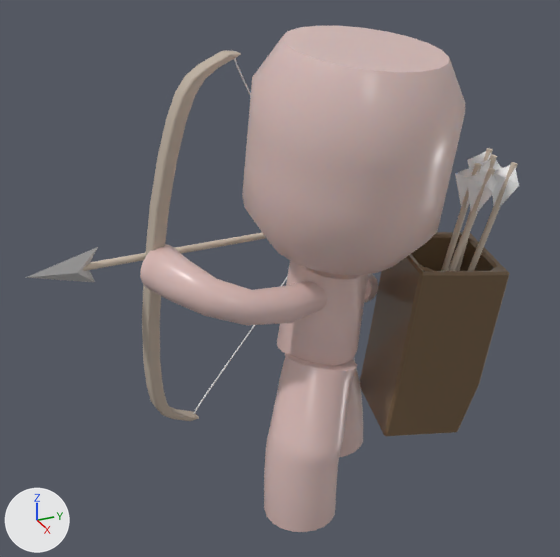
The FBX model Assets/5. Models/maya Assets/archer.fbx: old version first, new version second.
Before and after are seen from a 50 mm lens placed at (0.0662, -0.0343, 0.0591), pointed at (-0.0006, -0.0042, 0.0257). Every picture has the same lights, and +X, +Y and +Z are marked at lower left. The first picture is the older version. Both versions are drawn at frame 39 of the action 'Take 001|BaseLayer'; the numbers are the values there.

Objects in the first picture: 'pCylinder6', 'polySurface1', 'quiver1:pCube1', 'quiver1:pCylinder4', 'quiver1:pCylinder5', 'quiver1:pCylinder7', 'quiver1:pCylinder8' and 3 more.
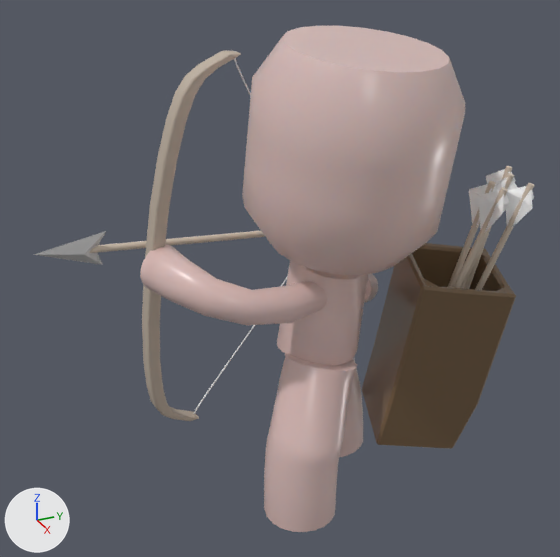
What differs and where, as boxes [x1, y1, x2, y2] in the pictures (560 x 557 px):
'quiver1:pCube1', moved, turned: before [360, 232, 510, 436]; after [362, 243, 516, 449]
'quiver1:pCylinder8', moved, turned: before [25, 233, 266, 282]; after [34, 231, 265, 265]
'quiver1:pCylinder4', moved, turned: before [468, 162, 519, 271]; after [475, 183, 535, 290]
'quiver1:pCylinder5', moved, turned: before [447, 168, 497, 271]; after [452, 187, 510, 288]
'quiver1:pCylinder7', moved, turned: before [441, 163, 483, 271]; after [448, 181, 497, 287]
'quiver1:pCylinder3', moved, turned: before [455, 148, 493, 271]; after [463, 166, 516, 289]
'quiver1:pCylinder6', moved, turned: before [454, 154, 501, 271]; after [460, 173, 518, 288]

Edits to the bpy script that builds the scene:
```text
Change ob_quiver1_pcube1:
    ob_quiver1_pcube1.location: (0.0022, 0.0122, 0.0116) -> (0.0034, 0.0117, 0.0108)
    ob_quiver1_pcube1.rotation_euler: (1.478, 0.0798, -0.211) -> (1.432, 0.114, -0.337)  # degrees (85, 4.6, -12) -> degrees (82, 6.5, -19)
```
